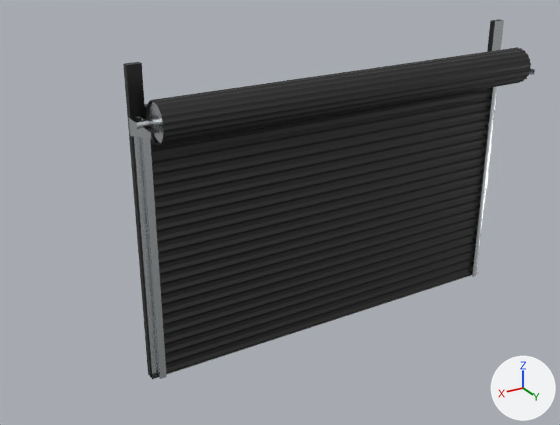
Before and after pictures for a commit that changed the glTF model public/models/doors/Heavy Duty Roll Up Door 144in x 76in - 152in x 78in.glb.
Both versions are drawn from a 50 mm camera at (4.9, 4.65, 3.38) aimed at (2.17, 0.1, 1.1). Lighting does not change. The marker at lower right points along +X, +Y and +Z. Where no turn or scale is listed for an object, it has been applied to the vertices. Vertices at the same position are counted once.

Names of what the first picture shows: 'Heavy Duty Roll Up Door 144in x 76in - 152in x 78in'.
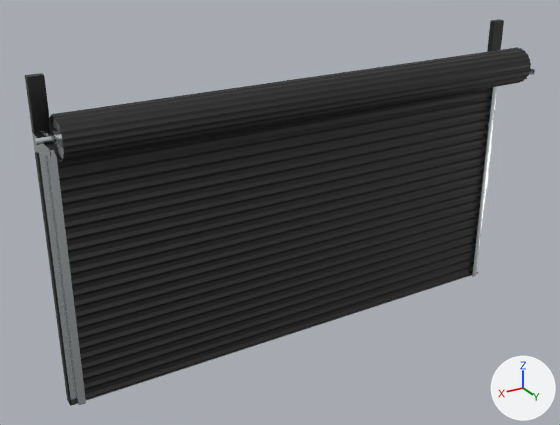
Boxes [x1, y1, x2, y2] around the edits, measured in the pictures (560 x 425 px; the box of a moved part takes in the faces that stretch with it):
'Heavy Duty Roll Up Door 144in x 76in - 152in x 78in', reshaped, moved (24% wider, 7% taller): before [123, 19, 535, 379]; after [25, 19, 535, 406]
part 1 of me_heavy_duty_roll_up_door_144in_x_76in___152in_x_78in, moved or reshaped: before [136, 19, 504, 375]; after [35, 19, 504, 401]
part 2 of me_heavy_duty_roll_up_door_144in_x_76in___152in_x_78in, recoloured: [476, 20, 504, 274] in both

The change, as a list of edits to the scene's bpy script:
```text
Change me_heavy_duty_roll_up_door_144in_x_76in___152in_x_78in:
    used by ob_heavy_duty_roll_up_door_144in_x_76in___152in_x_78in; location = (4.627, -3.235, 1.577)
    remove me_heavy_duty_roll_up_door_144in_x_76in___152in_x_78in.from_pydata(...)  # 804 vertices, 1578 faces; spans x -4.69..-1.32, y 3.23..3.68, z -1.58..0.74
    add me_heavy_duty_roll_up_door_144in_x_76in___152in_x_78in.from_pydata(...)  # 804 vertices, 1578 faces; spans x -5.3..-1.32, y 3.23..3.68, z -1.58..0.74
    me_heavy_duty_roll_up_door_144in_x_76in___152in_x_78in part 1: 330 vertices moved from x -4.69..-4.53, y 3.23..3.68, z -1.58..0.74 to x -5.3..-5.14, y 3.23..3.68, z -1.58..0.74
    me_heavy_duty_roll_up_door_144in_x_76in___152in_x_78in part 2: 30 faces spanning x -5.24..-5.14, y 3.23..3.32, z -1.58..0.74 switch from mat_metal_01 (white #e5eaec) to mat_metal_02 (dark grey #4c4c4c)
Change ob_heavy_duty_roll_up_door_144in_x_76in___152in_x_78in:
    ob_heavy_duty_roll_up_door_144in_x_76in___152in_x_78in.location: (4.627, -3.235, 1.577) -> (5.237, -3.235, 1.577)
```
